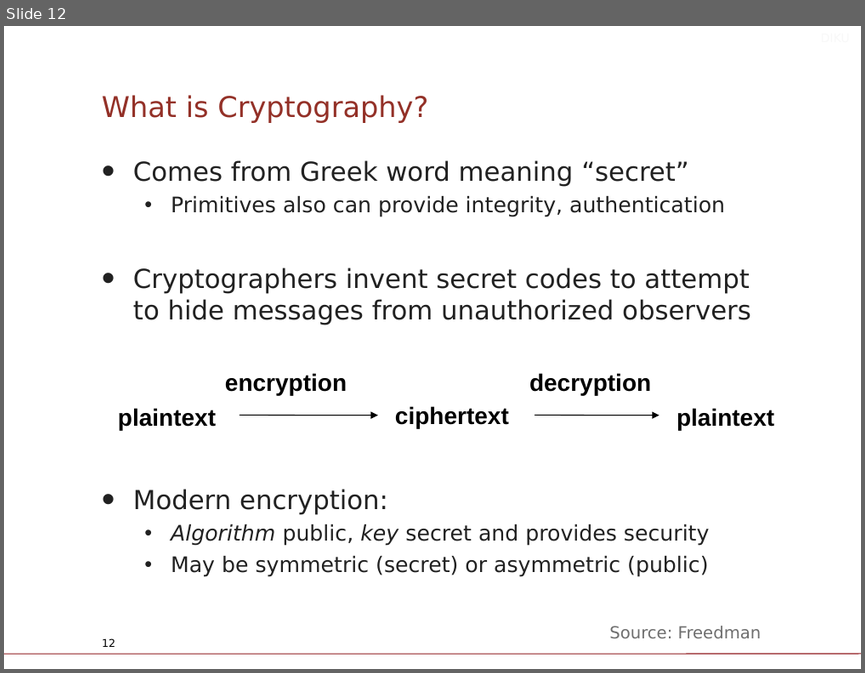
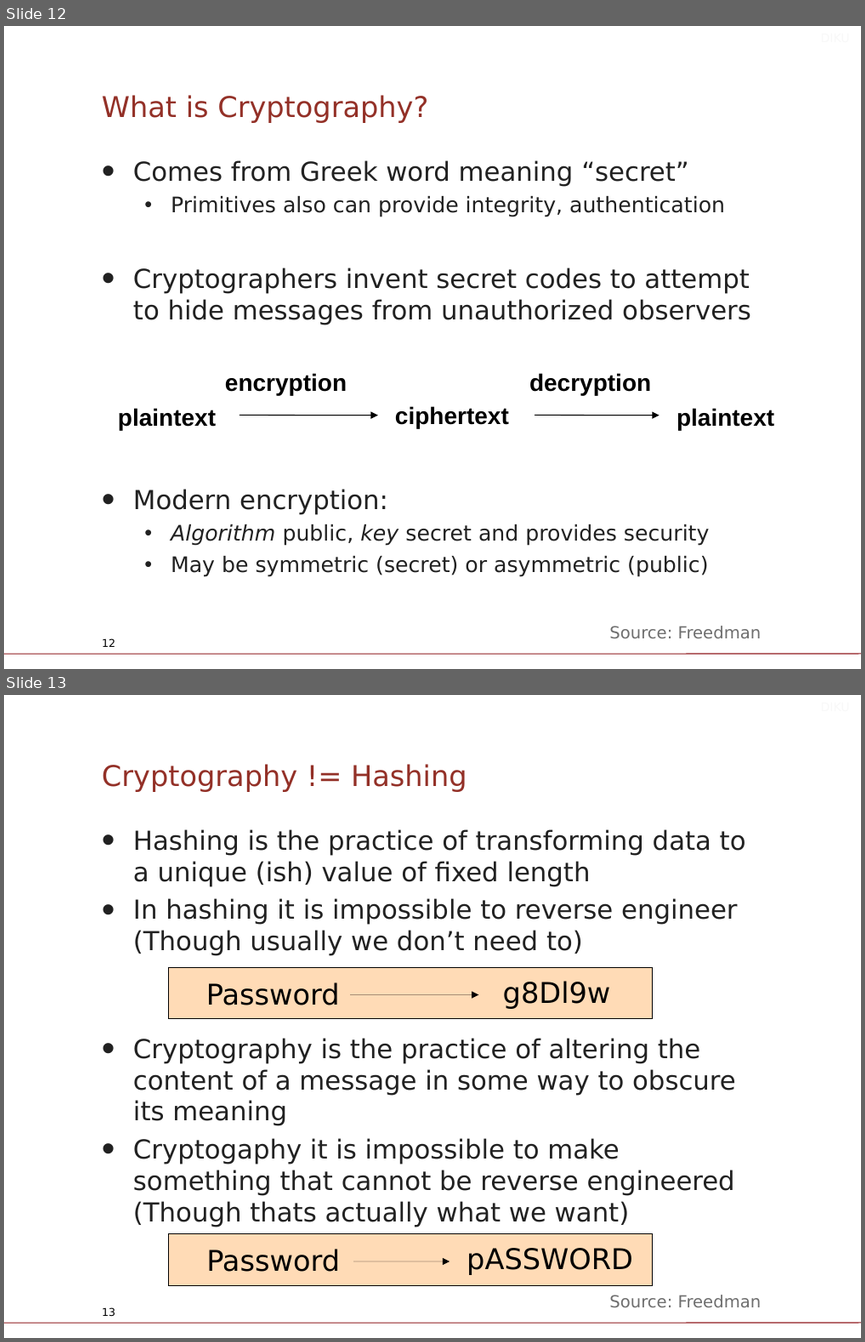
Before and after one commit to Legenden84/compSys-e2022-pub_fork, a slide deck: lectures/221123_security_across_the_network/slides.odp. Shown one above the other, each under a label of ours: slide 12 before the commit, slides 12 and 13 after it. The pictures are 865x673 and 865x1342 pixels, drawn with LibreOffice and Linux fonts; fonts in the diff are those of the drawing; background and template pictures are left out. Boxes give left, top, right and bottom in pixels: in the first picture for what was removed or moved away, otherwise in the second. Text is boxed around its words. In the diff, an @@ line names an element or a change of style, - is before the commit and + after.

```diff
--- a/lectures/221123_security_across_the_network/slides.odp
+++ b/lectures/221123_security_across_the_network/slides.odp
@@ slide 13 added at [4,695,861,1338], background #FFFFFF; not listed: 1 template element that a slide beside it also shows @@
@@ text added at [273,695,858,720], 10 pt, text #F8F8F8 @@
+DIKU
@@ text added at [102,764,466,792], 24 pt, text #933027 @@
+Cryptography != Hashing
@@ text added at [133,829,746,1225], 22 pt, text #212121 @@
+• Hashing is the practice of transforming data to a unique (ish) value of fixed length
+• In hashing it is impossible to reverse engineer (Though usually we don’t need to)
+• Cryptography is the practice of altering the content of a message in some way to obscure its meaning
+• Cryptogaphy it is impossible to make something that cannot be reverse engineered (Though thats actually what we want)
@@ rectangle added at [169,968,652,1019], fill #FFDBB6, outline #000000 0 pt @@
@@ text added at [206,982,340,1005], 24 pt, text #000000 @@
+Password
@@ arrow added from (350, 995) to (478, 995), #000000 0 pt @@
@@ text added at [503,981,611,1009], 24 pt, text #000000 @@
+g8Dl9w
@@ rectangle added at [169,1234,652,1286], fill #FFDBB6, outline #000000 0 pt @@
@@ text added at [206,1248,340,1271], 24 pt, text #000000 @@
+Password
@@ text added at [466,1247,633,1275], 24 pt, text #000000 @@
+pASSWORD
@@ arrow added from (353, 1261) to (449, 1261), #000000 0 pt @@
@@ text added at [609,1294,761,1307], 14 pt, text #6E6E6E @@
+Source: Freedman
@@ page number added at [102,1307,115,1315], 9 pt, text #000000 @@
+13
```
Also in this commit, not shown: 3 slides changed, 2 other slides added, 1 other file.
